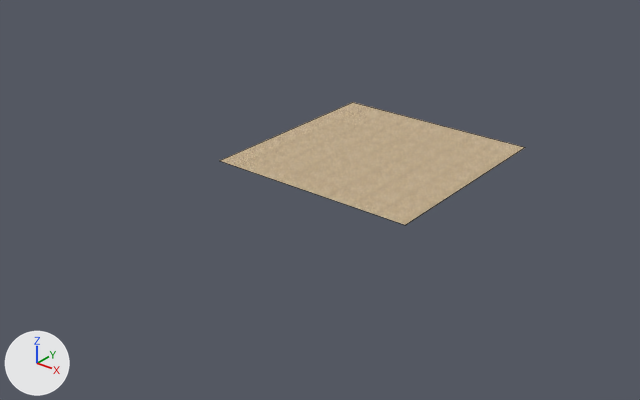
An edit to the FBX model models/terrain.fbx, drawn before and after from the same camera.
One viewpoint serves both versions: a 50 mm lens placed at (17.1, -24.6, 12.6), pointed at (-1.1, -1.8, -1.5). Every picture has the same lights, and +X, +Y and +Z are marked at lower left. Mesh edges are drawn as thin lines. Where no turn or scale is listed for an object, it has been applied to the vertices.
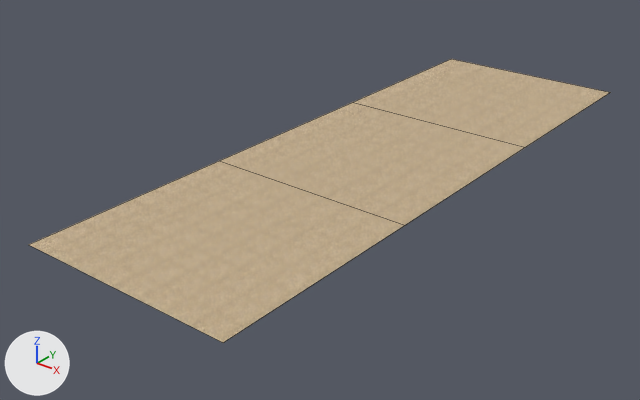
The newer file is also rescaled (x0.2) as a whole; pictures and numbers use the older file's frame.

The change, as a list of edits to the scene's bpy script:
```text
Change me_plane:
    used by ob_plane; location = (0.0, 0.0, 0.0)
    verts and faces of me_plane; kept vertices keep their numbers, new ones are numbered from 4
    before: 0 (-4.0, -4.0, 0.0) at pixel (219, 160), 1 (4.0, -4.0, 0.0) at pixel (405, 225), 2 (-4.0, 4.0, 0.0) at pixel (352, 102), 3 (4.0, 4.0, 0.0) at pixel (525, 147)
    remove me_plane.from_pydata(...)  # 4 vertices, 1 face; spans x -4.0..4.0, y -4.0..4.0, z 0.0
    add me_plane.from_pydata(...)  # 8 vertices, 3 faces; spans x -4.0..4.0, y -12.0..12.0, z 0.0
    me_plane part 1
    add verts[4] = (-4.0, -12.0, 0.0)  # pixel (28, 244)
    add verts[5] = (4.0, -12.0, 0.0)  # pixel (223, 342)
    add verts[6] = (-4.0, 12.0, 0.0)  # pixel (451, 58)
    add verts[7] = (4.0, 12.0, 0.0)  # pixel (610, 92)
    add faces += [(0, 4, 5, 1), (2, 3, 7, 6)]
```

Boxes (x1, y1, x2, y2) around the edits, measured in the pictures (640 x 400 px):
'Plane', reshaped (91% wider, 130% taller): before (220, 102, 525, 225); after (28, 59, 610, 343)
part 1 of me_plane, added (beige): after (28, 59, 610, 343)
